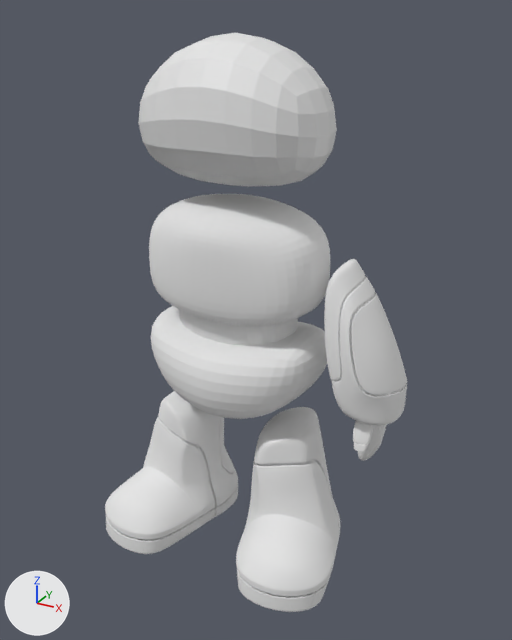
The Blender file ictbot.blend: old version first, new version second.
The view is the same before and after, from a camera (50 mm lens) standing at (2.27, -3.87, 3.7) and looking at (0.18, -0.08, 1.81). Arrows for +X, +Y and +Z are at lower left; the lights stay in place.
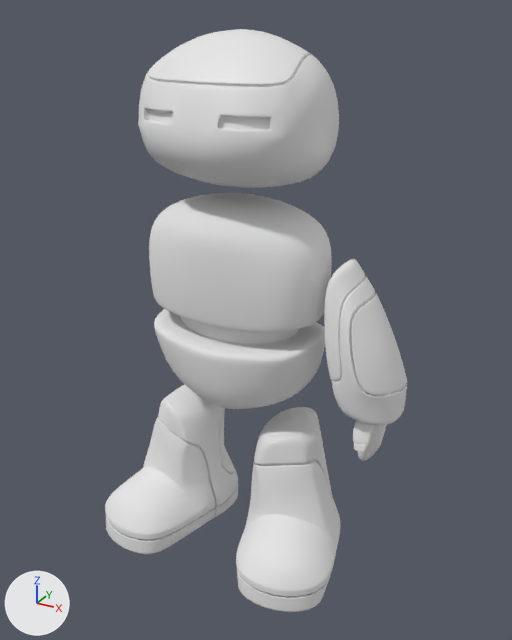
Changed parts and their boxes [x1, y1, x2, y2] in the pictures (512 x 640 px):
'Cube.003', reshaped, rescaled: before [138, 33, 337, 187]; after [138, 29, 339, 188]
'Cube', reshaped: before [149, 194, 330, 326]; after [149, 193, 332, 332]
'Cube.006', reshaped (11% shorter): before [151, 306, 327, 419]; after [154, 309, 325, 409]
part 1 of me_cube_006, built on: before [152, 324, 327, 419]; after [154, 309, 325, 409]
part 2 of me_cube_006, shading changed: before [151, 306, 325, 396]; after [154, 310, 324, 409]
part 3 of me_cube, built on: before [150, 267, 304, 326]; after [150, 267, 325, 332]
part 4 of me_cube, shading changed: [182, 196, 330, 280] in both
part 5 of me_cube_003, built on: before [138, 33, 337, 186]; after [138, 29, 339, 188]

What changed in the scene script:
```text
Change me_cube_006:
    used by ob_cube_006; location = (0.0, 0.0, 0.0)
    remove me_cube_006.from_pydata(...)  # 25 vertices, 20 faces; spans x 0.0..0.669, y -0.519..0.496, z 1.078..1.789
    add me_cube_006.from_pydata(...)  # 32 vertices, 26 faces; spans x 0.0..0.613, y -0.443..0.45, z 1.078..1.758
    me_cube_006 part 1
    8 faces are deleted
    18 vertices move from x 0.0..0.669, y -0.519..0.496, z 1.078..1.789 to x 0.0..0.612, y -0.443..0.44, z 1.131..1.758
    7 vertices are added at x 0.0..0.613, y -0.417..0.45, z 1.347..1.716
    14 new faces join them
    me_cube_006 part 2: 12 kept faces spanning x 0.0..0.612, y -0.443..0.44, z 1.078..1.758 are now shaded smooth
Change me_cube:
    used by ob_cube; location = (0.0, 0.0, 0.0)
    remove me_cube.from_pydata(...)  # 34 vertices, 26 faces; spans x 0.0..0.642, y -0.421..0.45, z 1.793..2.634
    add me_cube.from_pydata(...)  # 132 vertices, 110 faces; spans x 0.0..0.642, y -0.421..0.45, z 1.827..2.634
    me_cube part 3: 1 vertex moved from x 0.436, y 0.345, z 2.111 to x 0.532, y 0.272, z 2.133; 7 vertices removed from x 0.0..0.442, y -0.334..0.45, z 1.793..2.308; 105 vertices added at x 0.0..0.598, y -0.376..0.45, z 1.828..2.555
    me_cube part 4: 13 kept faces spanning x 0.0..0.642, y -0.421..0.251, z 1.85..2.634 are now shaded smooth
Change me_cube_003:
    used by ob_cube_003; location = (0.0, 0.0, 3.057)
    remove me_cube_003.from_pydata(...)  # 8 vertices, 5 faces; spans x 0.0..0.682, y -0.501..0.501, z -0.448..0.693
    add me_cube_003.from_pydata(...)  # 103 vertices, 92 faces; spans x 0.0..0.941, y -0.691..0.717, z -0.612..0.824
    me_cube_003 part 5: the whole mesh is rebuilt
    me_cube_003 part 6: the surface is now shaded smooth
Change ob_cube_003:
    ob_cube_003.scale: (1.0, 1.0, 1.0) -> (0.742, 0.742, 0.742)
```
